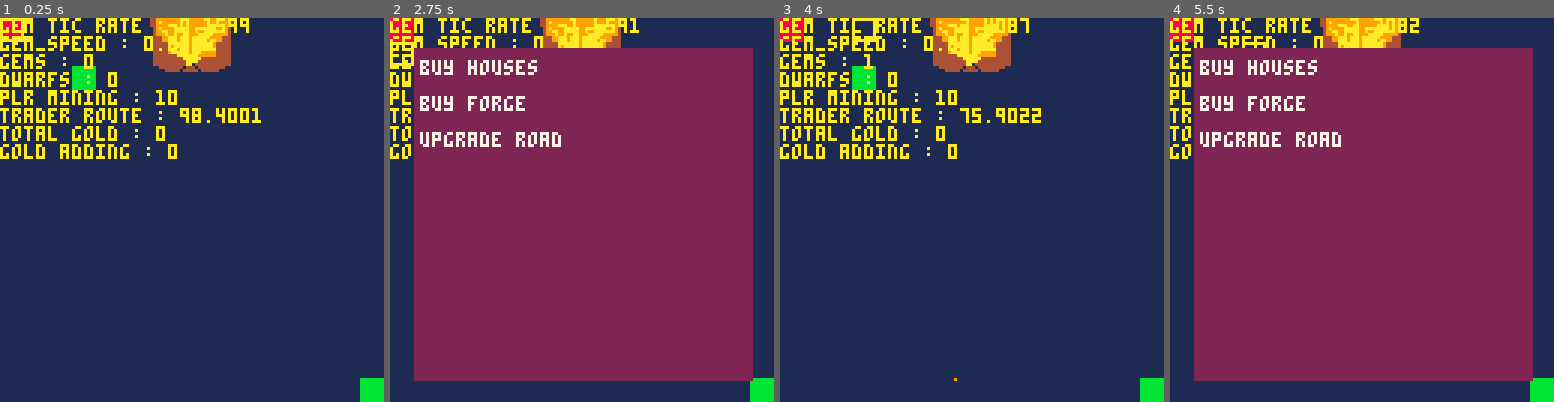
Above: before the commit, frames 1-4 (left to right).
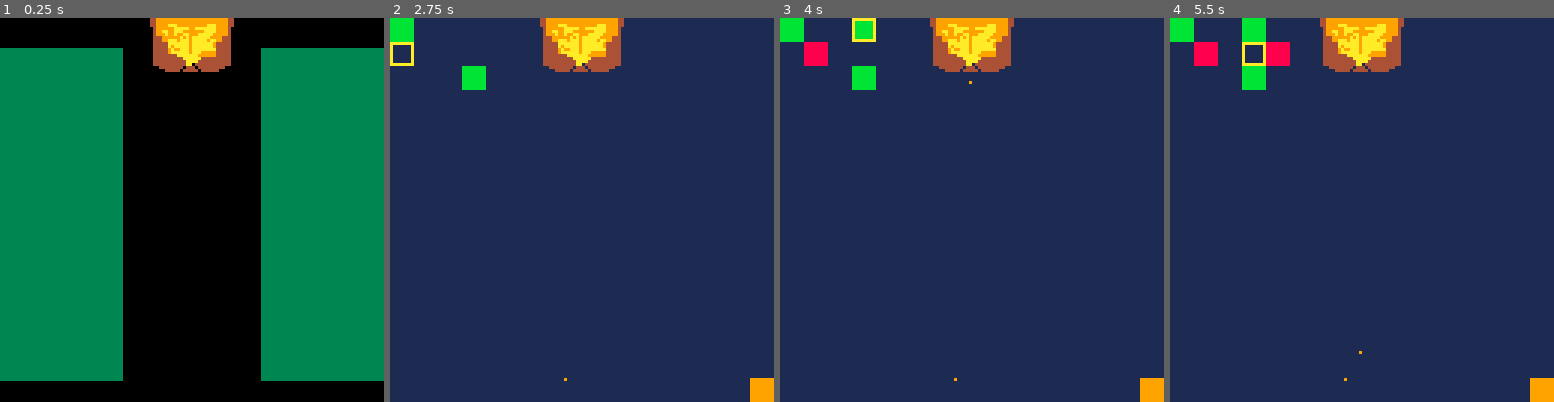
Above: after the commit, the same moments.

Repository: GarouCode/Dwarf_Miner
Game: PICO-8 cartridge dwarf_miner.p8
The game is run twice, just before and just after one commit, with the same random seed, the same clock (stepped at 60 frames per second) and the same inputs.
Inputs:
- Up to frame 1 (0.25 s): no input
- Up to frame 2 (2.75 s): tap O (Z key) at 0.33, 0.7, 1.43, 2.22 s; tap X (X key) at 1.07, 2.07, 2.4, 2.73 s; hold Left 1.97-2.37 s; hold Down from 2.42 s (still down)
- Up to frame 3 (4 s): release Down at 2.82 s; hold Right 2.87-3.53 s; tap X (X key) at 3.07, 3.4, 3.73 s; tap O (Z key) at 3.1, 3.98 s; hold Up from 3.58 s (still down)
- Up to frame 4 (5.5 s): tap X (X key) every 0.33 s from 4.07 to 5.4 s; release Up at 4.08 s; hold Right 4.13-4.53 s; hold Down 4.58-5.08 s; tap O (Z key) at 4.87 s; hold Left from 5.13 s (still down)

The runs differ from the first frame. In frame 1, 97% of the frame differs, in the area x 0-100%, y 0-100%; in frame 2, 79%; in frame 3, 6.3%; in frame 4, 80%.

Commit message:
Add files via upload

Diff:
--- a/dwarf_miner.p8
+++ b/dwarf_miner.p8
@@ -42,13 +42,19 @@
 	trader_maxcap = 20
 
 	upgrade_menu_active = false
+	selected_upgrade = ""
+	choosing_map_upgrade = false
+	selectedoption = 1
+
+	debug_menu = false
+
 
 end
 
 function _update60()
 
 tile_selector()
-
+upgrade_menu()
 gem_tic += gem_rate
 
 if gem_by_plr == true then
@@ -73,7 +79,18 @@
 --	create_gem()
 --	create_dwarfs()
 --	gem_ammt += 1
-	upgrade_menu()
+	if not upgrade_menu_active then
+			upgrade_menu_active = true
+	else
+			upgrade_menu_active = false
+	end
+--	build_upgrade(selected_x, selected_y, selected_upgrade)
+end
+
+if btnp(❎) and btnp(🅾️) and debug_menu == false then
+ debug_menu = true
+ elseif btnp(❎) and btnp(🅾️) and debug_menu == true then
+ debug_menu = false
 end
 
 if dwarfs_active >= 1 then
@@ -105,8 +122,9 @@
 rectfill(0, 10, 40, 120, 3)
 rectfill(87, 10, 140, 120, 3)
 
-draw_map()
-
+if choosing_map_upgrade == true then
+	draw_map()
+end
 
 for dwarf in all(mining_dwarfs) do
 	if sp < 9-speed then
@@ -128,14 +146,16 @@
 	spr(48, 10+trader_cooldown, 120)
 end
 
-print("gem tic rate : "..gem_tic, 0, 0, 10)
-print("gem_speed : "..gem_rate, 0, 6, 10)
-print("gems : "..gem_ammt,0, 12, 10)
-print("dwarfs : "..dwarfs_active,0 ,18, 10)
-print("plr mining : "..gem_plr_cooldown, 0, 24, 10)
-print("trader route : "..trader_arrival, 0, 30, 10)
-print("gold adding : "..gold_to_add, 0, 42, 10)
-print("total gold : "..gold_ammt, 0, 36, 10)
+if debug_menu then
+	print("gem tic rate : "..gem_tic, 0, 0, 10)
+	print("gem_speed : "..gem_rate, 0, 6, 10)
+	print("gems : "..gem_ammt,0, 12, 10)
+	print("dwarfs : "..dwarfs_active,0 ,18, 10)
+	print("plr mining : "..gem_plr_cooldown, 0, 24, 10)
+	print("trader route : "..trader_arrival, 0, 30, 10)
+	print("gold adding : "..gold_to_add, 0, 42, 10)
+	print("total gold : "..gold_ammt, 0, 36, 10)
+end
 
 if upgrade_menu_active == true then
 	draw_upgrade_menu()
@@ -243,7 +263,6 @@
 end
 
 function upgrade_menu()
-	upgrade_menu_active = true
 
 	if btnp(⬆️) then
 		selectedoption = selectedoption - 1
@@ -257,15 +276,29 @@
 	  selectedoption = 1
 	 end
 	end
+
+	if btnp(🅾️) then
+		if selectedoption == 1 then
+			selected_upgrade = "housing"
+		elseif selectedoption == 2 then
+			selected_upgrade = "forge"
+		elseif selectedoption == 3 then
+			selected_upgrade = "road"
+	end
+		choosing_map_upgrade = true
+		tile_selector()
+	end
+
 end
 
 function draw_upgrade_menu()
 	rectfill(8, 10, 120, 120, 2)
-
+	print(selectedoption)
 	print("buy houses ", 10, 14, selectedoption == 1 and 10 or 7)
-	print("buy forge ", 10, 26, selectedoption == 1 and 10 or 7)
-	print("upgrade road ", 10, 38, selectedoption == 1 and 10 or 7)
-
+	print("buy forge ", 10, 26, selectedoption == 2 and 10 or 7)
+	print("upgrade road ", 10, 38, selectedoption == 3 and 10 or 7)
+
+--	rect(8, 10, 120, 120, 2)
 end
 
 -- initialize map
@@ -276,23 +309,44 @@
 		map_grid[y] = {}
 		for x=1,map_size do
 			map_grid[y][x] = {
-				buidable = false,
-				blocked = false,
-				constructable = false
+				housing = false,
+				forge = false,
+				road = false
 			}
 		end
 	end
 
-	map_grid[3][4].buildable = true
-	map_grid[1][1].blocked = true
-	map_grid[16][16].buildable = true
+	map_grid[3][4].housing = true
+	map_grid[1][1].forge = true
+	map_grid[16][16].road = true
 end
 
 function tile_selector()
 	if btnp(⬅️) then selected_x = max(1, selected_x - 1) end
 	if btnp(➡️) then selected_x = min(map_size, selected_x + 1) end
- if btnp(⬆️) then selected_y = max(1, selected_y - 1) end
+    if btnp(⬆️) then selected_y = max(1, selected_y - 1) end
 	if btnp(⬇️) then selected_y = min(map_size, selected_y + 1) end
+
+	if btnp(🅾️) then
+		build_upgrade(selected_x, selected_y, selected_upgrade)
+	end
+end
+
+function build_upgrade(x, y, upgrade)
+	if upgrade == "housing" then
+		map_grid[y][x] = {
+			housing = true
+		}
+	elseif upgrade == "forge" then
+		map_grid[y][x] = {
+			forge = true
+		}
+	elseif upgrade == "road" then
+		map_grid[y][x] = {
+			road = true
+		}
+	end
+
 end
 
 function draw_map()
@@ -302,11 +356,11 @@
    local px = (x-1)*tile_size
    local py = (y-1)*tile_size
 
-   if tile.blocked then
+   if tile.forge then
     rectfill(px, py, px+7, py+7, 8) -- gray
-   elseif tile.buildable then
+   elseif tile.housing then
     rectfill(px, py, px+7, py+7, 11) -- green
-   elseif tile.destroyable then
+   elseif tile.road then
     rectfill(px, py, px+7, py+7, 9) -- red
    else
     rectfill(px, py, px+7, py+7, 1) -- dark blue
